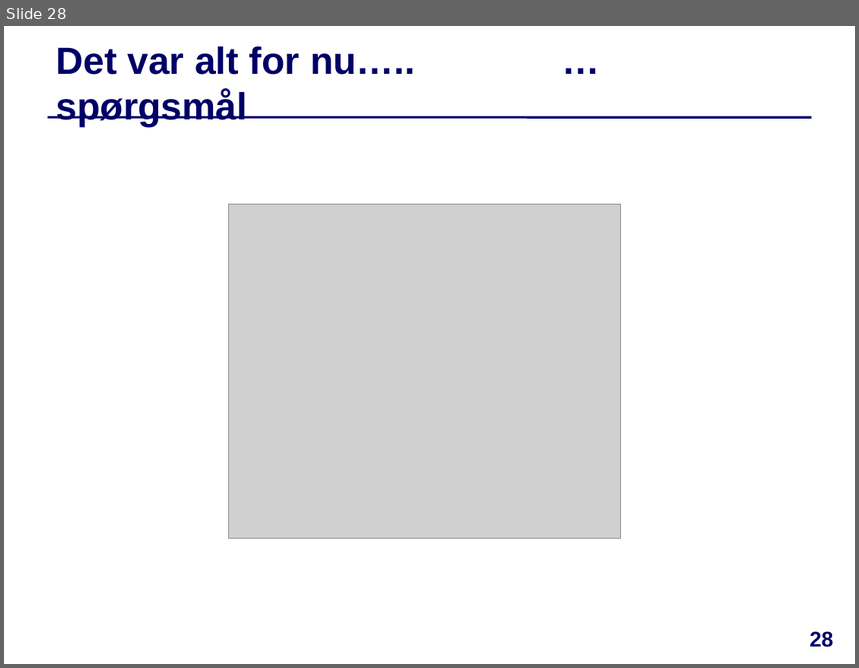
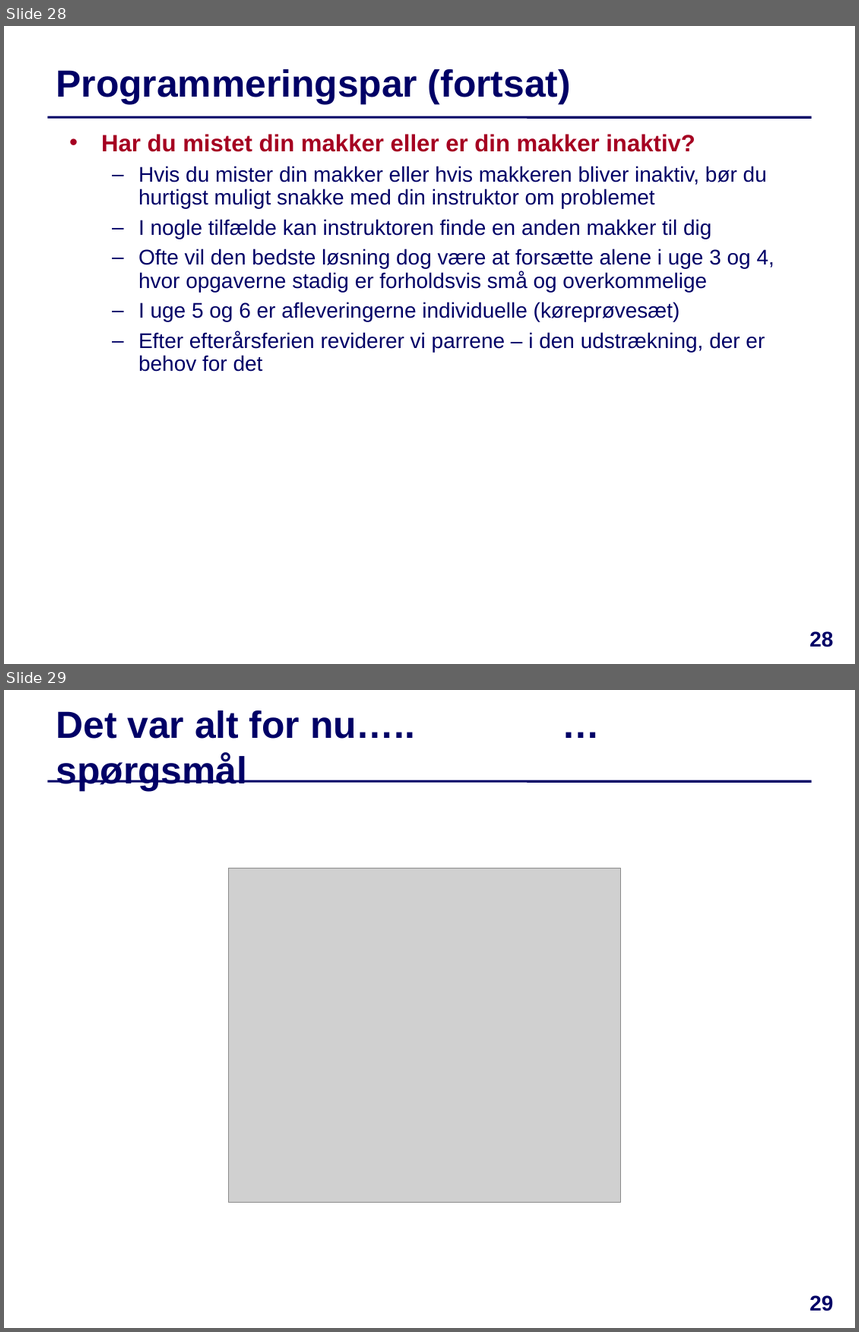
Before and after one commit to IntProgAU/Materiale, a slide deck: web/e22/uge_4a/Slides-Uge4-Mandag.pptx. Shown one above the other, each under a label of ours: slide 28 before the commit, slides 28 and 29 after it. The pictures are 859x668 and 859x1332 pixels, drawn with LibreOffice and Linux fonts; fonts in the diff are those of the drawing; grey boxes stand for pictures. Boxes give left, top, right and bottom in pixels: in the first picture for what was removed or moved away, otherwise in the second. Text is boxed around its words. In the diff, an @@ line names an element or a change of style, - is before the commit and + after.

```diff
--- a/web/e22/uge_4a/Slides-Uge4-Mandag.pptx
+++ b/web/e22/uge_4a/Slides-Uge4-Mandag.pptx
@@ slide 28 added at [4, 26, 855, 664], background #FFFFFF; not listed: 1 template element that a slide beside it also shows @@
@@ title added at [56, 69, 571, 105], 32 pt, text #000066, bold @@
+Programmeringspar (fortsat)
@@ text added at [101, 134, 775, 372], 18 pt, text #000066 @@
+• Har du mistet din makker eller er din makker inaktiv?
+  – Hvis du mister din makker eller hvis makkeren bliver inaktiv, bør du hurtigst muligt snakke med din instruktor om problemet
+  – I nogle tilfælde kan instruktoren finde en anden makker til dig
+  – Ofte vil den bedste løsning dog være at forsætte alene i uge 3 og 4, hvor opgaverne stadig er forholdsvis små og overkommelige
+  – I uge 5 og 6 er afleveringerne individuelle (køreprøvesæt)
+  – Efter efterårsferien reviderer vi parrene – i den udstrækning, der er behov for det
@@ page number added at [810, 632, 833, 648], 18 pt, text #000066, bold @@
+28
@@ what was slide 28 is now slide 29 @@
@@ page number at [810, 1296, 833, 1312]: text changed @@
-28
+29
```
Also in this commit, not shown: 1 slide changed, 5 other files.
